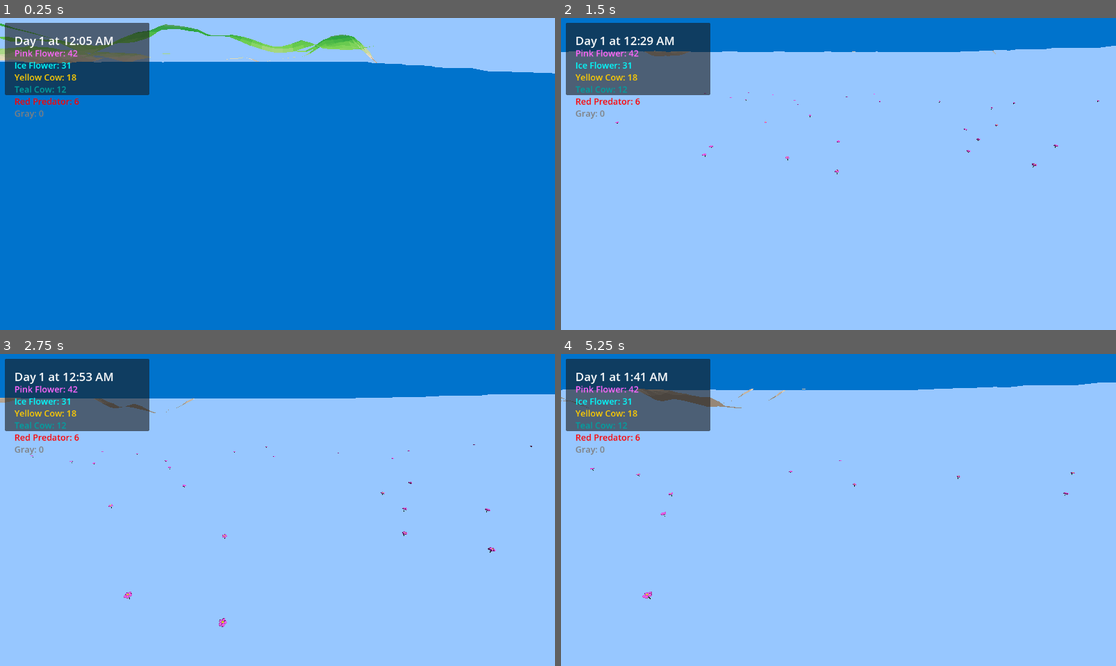
Above: before the commit, frames 1-4 (two rows, left to right).
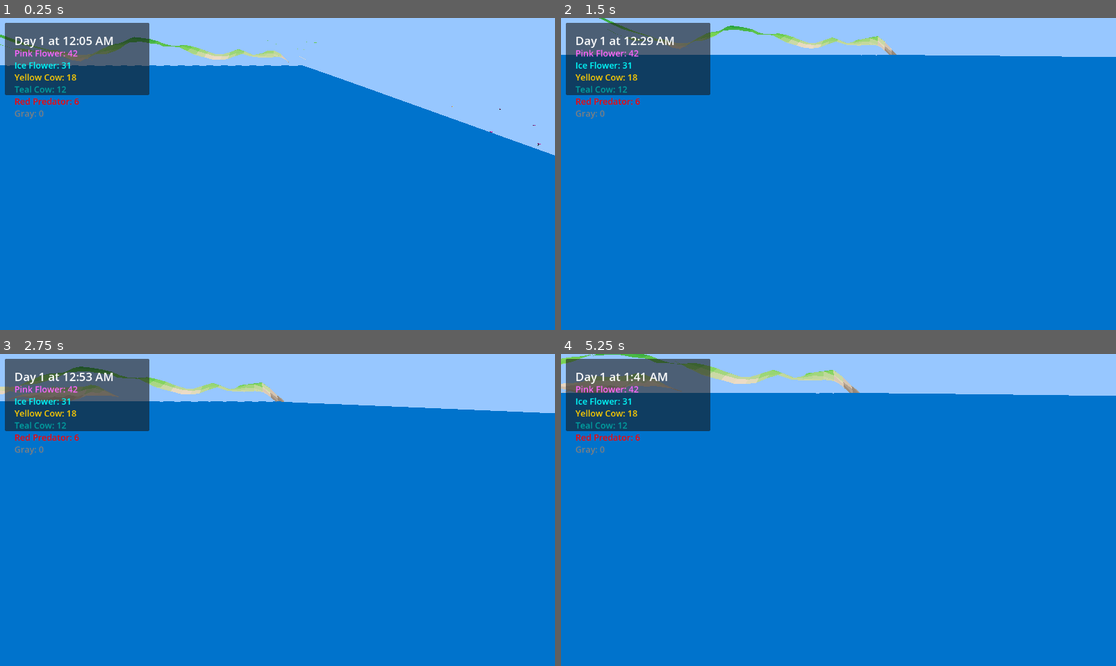
Above: after the commit, the same moments.

Repository: kevclarx/cowgod
Game: Godot game, scene res://scenes/main.tscn
The game is run twice, just before and just after one commit, with the same random seed, the same clock (stepped at 60 frames per second) and the same inputs.
Inputs (mouse positions are in pixels of both pictures, inside the frame that each line leads up to):
- Up to frame 1 (0.25 s): no input
- Up to frame 2 (1.5 s): tap Enter at 0.5 s; move the mouse to (866, 174) at 0.52 s; hold Shift 0.53-1.28 s; hold W from 0.53 s (still down); tap Space at 0.77 s; move the mouse to (810, 174) at 1.27 s; tap C at 1.35 s
- Up to frame 3 (2.75 s): keep holding W; tap Space at 1.52 s; move the mouse to (288, 503) at 2.02 s; tap T at 2.1 s
- Up to frame 4 (5.25 s): keep holding W; move the mouse to (832, 516) at 2.77 s; tap Shift at 2.85 s; tap Space at 3.02, 3.77, 4.52 s; move the mouse to (877, 513) at 3.52 s; tap C at 3.6 s; move the mouse to (794, 506) at 4.27 s; tap T at 4.35 s; move the mouse to (844, 510) at 5.02 s; hold Shift from 5.03 s (still down)

The runs differ from the first frame. In frame 1, 9.2% of the frame differs, in the area x 0-100%, y 1-45%; in frame 2, 98%, in the area x 0-100%, y 0-100%; in frame 3, 97%; in frame 4, 98%.

Commit message:
moving water

Diff:
--- a/scenes/terrain_map.tscn
+++ b/scenes/terrain_map.tscn
@@ -4,6 +4,8 @@
 
 [node name="TerrainMap" type="Node3D"]
 script = ExtResource("1_frtjf")
-N = 60
-WATER_LEVEL = 400.0
+N = 44
+WATER_LEVEL = 340.0
+WAVE_SIZE = 5.0
+WAVE_PERIOD = 200.0
 noise_frequency = 0.25
--- a/scripts/terrain_map.gd
+++ b/scripts/terrain_map.gd
@@ -55,10 +55,11 @@
 		if not _initialized:
 			_initialize_and_build()
 		# animate water in editor preview (optional)
+		# ticks += 1
+		# keep water surface updated
+	if water_mesh_instance:
 		ticks += 1
-		# keep water surface updated
-		#if water_mesh_instance:
-			#update_mesh()
+		create_water_mesh()
 
 # Setter helpers — reinitialize when inspector values change
 func set_N(v):
@@ -84,7 +85,8 @@
 func _initialize_and_build() -> void:
 	# (re)initialize arrays/noise and build the mesh
 	initialize_map()
-	generate_mesh()
+	create_ground_mesh()
+	create_water_mesh()
 	_initialized = true
 
 func initialize_map():
@@ -230,29 +232,15 @@
 
 	return colors[idx].lerp(colors[idx + 1], t)
 
-func generate_mesh():
-	# Create or find ground mesh instance (safe for editor)
+func create_ground_mesh():
+	# Ensure ground mesh instance exists
 	if not ground_mesh_instance:
-		print("initializing new ground mesh")
 		ground_mesh_instance = get_node_or_null("GroundMesh")
 		if ground_mesh_instance == null:
-			print("adding child groundmesh")
 			ground_mesh_instance = MeshInstance3D.new()
 			ground_mesh_instance.name = "GroundMesh"
 			add_child(ground_mesh_instance)
 
-	# Create or find water mesh instance (ensure it's present before generating)
-	if not water_mesh_instance:
-		water_mesh_instance = get_node_or_null("WaterMesh")
-		if water_mesh_instance == null:
-			print("adding child watermesh")
-			water_mesh_instance = MeshInstance3D.new()
-			water_mesh_instance.name = "WaterMesh"
-			add_child(water_mesh_instance)
-
-	update_mesh()
-
-func update_mesh():
 	# Generate ground mesh, rotated 180° around Y and centered at origin
 	var half = (N - 1) * Constants.T / 2.0
 
@@ -283,12 +271,6 @@
 			var p1 = Vector3(base_x,  h01, base_z2)  # (x, y+1)
 			var p2 = Vector3(base_x2, h11, base_z2)  # (x+1, y+1)
 			var p3 = Vector3(base_x2, h10, base_z)   # (x+1, y)
-
-			# Colors for corners
-			var c00 = get_color_at(x, y)
-			var c01 = get_color_at(x, y2)
-			var c10 = get_color_at(x2, y)
-			var c11 = get_color_at(x2, y2)
 
 			# Use a single uniform color for the entire tile so each triangle renders flat (no color interpolation between tiles)
 			var tile_col = get_color_at(x, y)
@@ -351,10 +333,8 @@
 	ground_mat.cull_mode = BaseMaterial3D.CULL_BACK
 	ground_mesh_instance.material_override = ground_mat
 
-	# Generate water mesh
-	generate_water_surface()
-
-func generate_water_surface():
+
+func create_water_mesh():
 	# Ensure water mesh instance exists
 	if not water_mesh_instance:
 		water_mesh_instance = get_node_or_null("WaterMesh")
